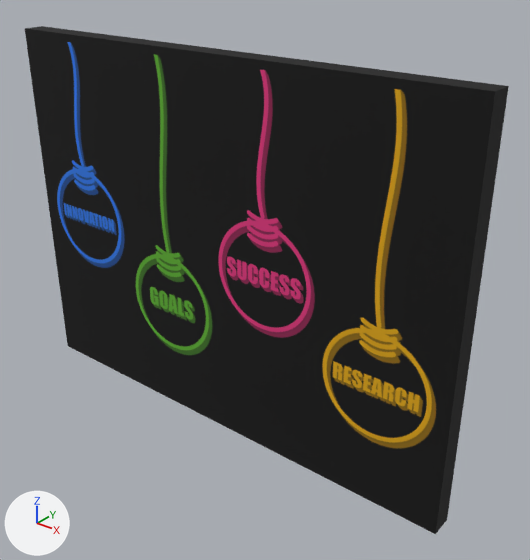
The glTF model public/ar/bright-ideas/m.glb: old version first, new version second.
Both versions are drawn from a 50 mm camera at (0.69, -0.771, 0.453) aimed at (0.063, 0.012, -0.033). Lighting does not change. The marker at lower left points along +X, +Y and +Z. The first picture is the older version. Vertices at exactly the same position are counted once.

Names of what the first picture shows: 'BrightIdeas'.
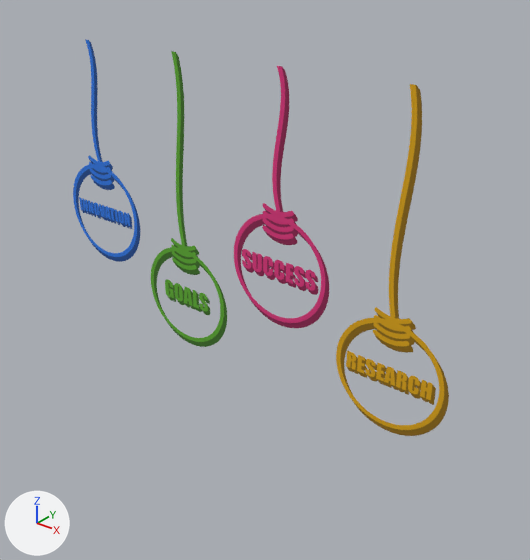
Pixel boxes (x1, y1, x2, y2) of what changed, in the pictures (530 x 560 px):
'BrightIdeas', surface changed, reshaped: before (25, 26, 509, 534); after (73, 39, 449, 436)

The change, as a list of edits to the scene's bpy script:
```text
Change mat_artwork:
    add n3 = _N.new('ShaderNodeMath'); n3.name = 'Math'
    add n3.operation = 'SUBTRACT'
    add n3.inputs[0].default_value = 1.0  # 'Value'
    add n4 = _N.new('ShaderNodeMath'); n4.name = 'Math.001'
    add n4.operation = 'LESS_THAN'
    where n0 = _N.new('ShaderNodeBsdfPrincipled'); n0.name = 'Principled BSDF'
    where n2 = _N.new('ShaderNodeTexImage'); n2.name = 'Image Texture'
    add _L.new(n3.outputs[0], n0.inputs[4])  # 'Value' to 'Alpha'
    add _L.new(n4.outputs[0], n3.inputs[1])  # 'Value' to 'Value'
    add _L.new(n2.outputs[1], n4.inputs[0])  # 'Alpha' to 'Value'
Change me_brightideas:
    used by ob_brightideas; location = (0.0, 0.0, 0.0)
    verts and faces of me_brightideas; kept vertices keep their numbers, new ones are numbered from 8
    before: 0 (-0.4, -0.035, -0.3) at pixel (67, 346), 1 (0.4, -0.035, -0.3) at pixel (435, 534), 2 (0.4, -0.035, 0.3) at pixel (495, 91), 3 (-0.4, -0.035, 0.3) at pixel (24, 28), 4 (0.4, 0.0, -0.3) at pixel (447, 519)
    before: 5 (-0.4, 0.0, -0.3), 6 (-0.4, 0.0, 0.3) at pixel (42, 26), 7 (0.4, 0.0, 0.3) at pixel (508, 86)
    remove me_brightideas.from_pydata(...)  # 8 vertices, 12 faces; spans x -0.4..0.4, y -0.035..0.0, z -0.3..0.3
    add me_brightideas.from_pydata(...)  # 4 vertices, 2 faces; spans x -0.4..0.4, y 0.0, z -0.3..0.3
    me_brightideas part 1
    add delete_vertices([*range(0, 4)])  # with the faces that use them
    add delete_faces([(4, 5, 6), (4, 6, 7)])
    add faces += [(4, 7, 5), (5, 7, 6)]
```
